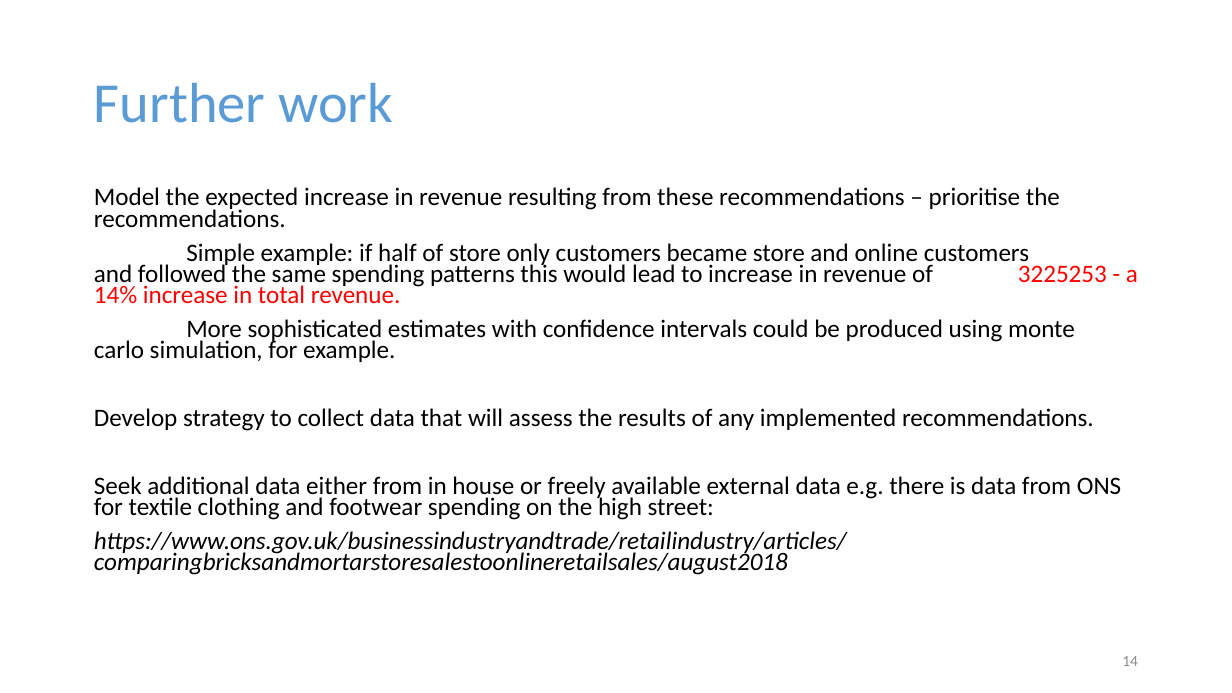
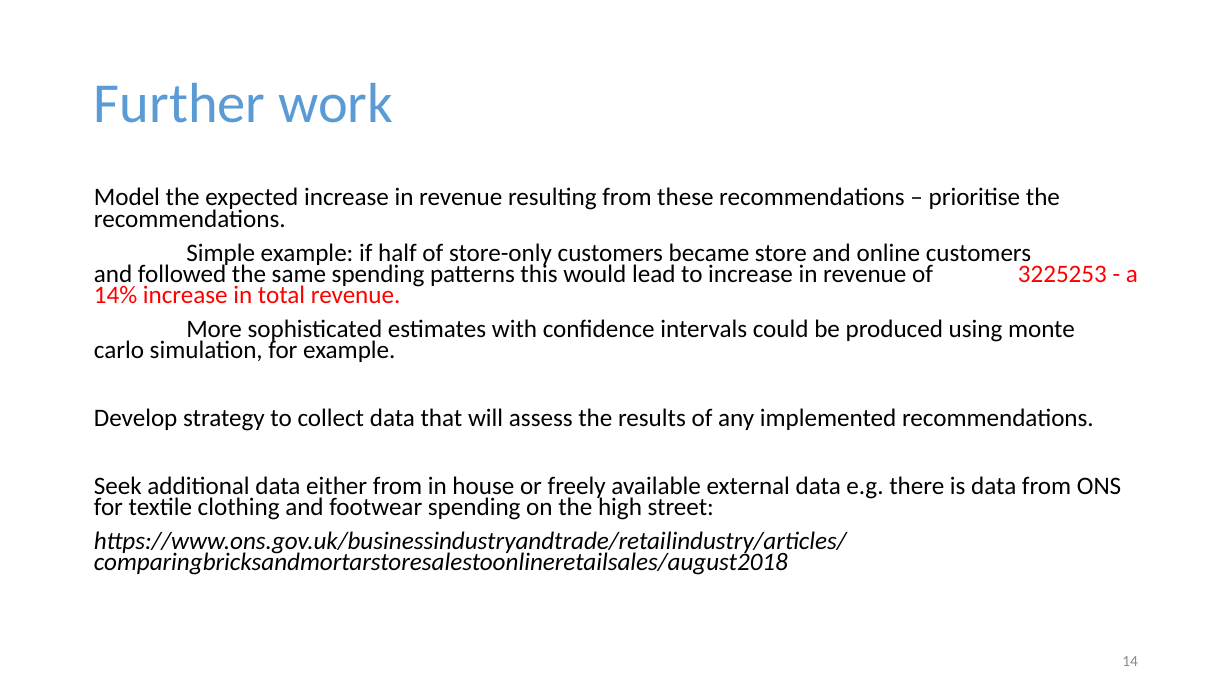
Before and after one commit to LornaMaven/Clarks-assignment, a slide deck: slide 14 of Clarks presentation.pptx. Drawn at 1232x693 pixels with LibreOffice and Linux fonts; fonts in the diff are those of the drawing. Boxes give left, top, right and bottom in pixels: in the first picture for what was removed or moved away, otherwise in the second. Text is boxed around its words. In the diff, an @@ line names an element or a change of style, - is before the commit and + after.

```diff
--- a/Clarks presentation.pptx
+++ b/Clarks presentation.pptx
@@ text at (94,243,1138,304): text changed @@
-Simple example: if half of store only customers became store and online customers and followed the same spending patterns this would lead to increase in revenue of 3225253 - a 14% increase in total revenue.
+Simple example: if half of store-only customers became store and online customers and followed the same spending patterns this would lead to increase in revenue of 3225253 - a 14% increase in total revenue.
```
Also in this commit, not shown: 3 other slides changed.
